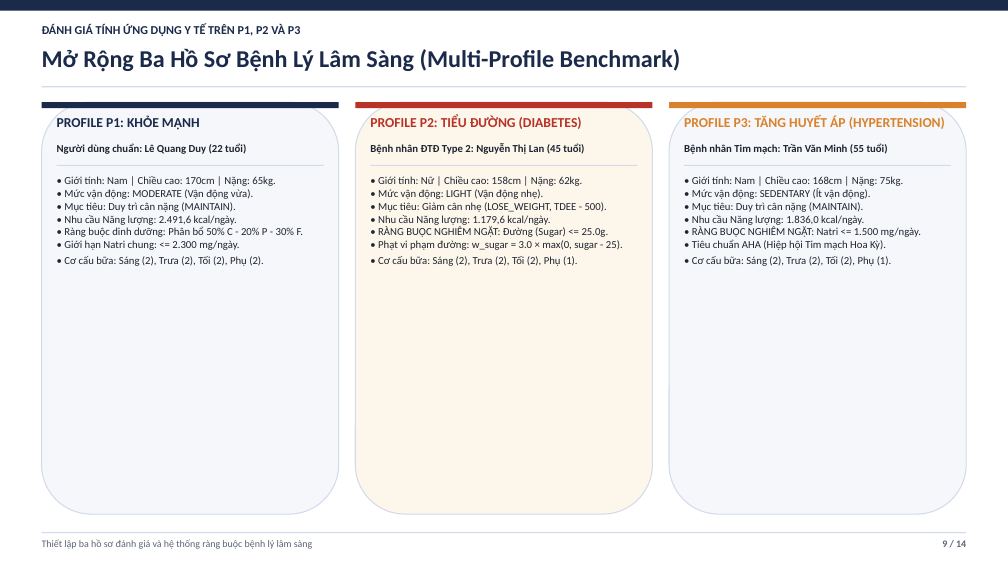
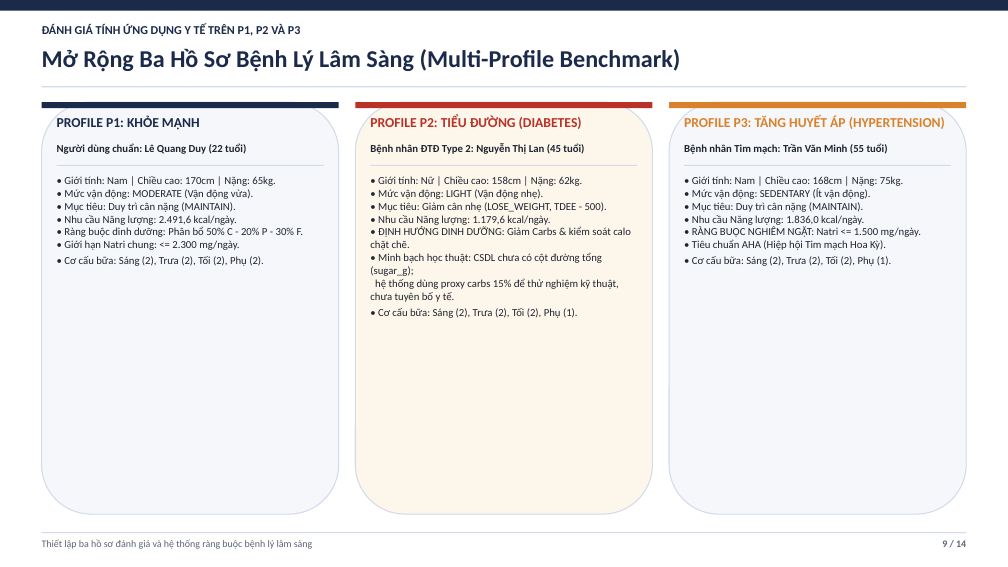
Before and after one commit to duylequang2303/DBO_heathcare, a slide deck: slide 9 of docs/slides/Slide_Bao_Cao_Tuan_8_9_DBO_IDBO.pptx. Drawn at 1008x567 pixels with LibreOffice and Linux fonts; fonts in the diff are those of the drawing. Boxes give left, top, right and bottom in pixels: in the first picture for what was removed or moved away, otherwise in the second. Text is boxed around its words. In the diff, an @@ line names an element or a change of style, - is before the commit and + after.

```diff
--- a/docs/slides/Slide_Bao_Cao_Tuan_8_9_DBO_IDBO.pptx
+++ b/docs/slides/Slide_Bao_Cao_Tuan_8_9_DBO_IDBO.pptx
@@ text at [370,176,631,318]: text changed @@
-• Giới tính: Nữ | Chiều cao: 158cm | Nặng: 62kg.
-• Mức vận động: LIGHT (Vận động nhẹ).
-• Mục tiêu: Giảm cân nhẹ (LOSE_WEIGHT, TDEE - 500).
-• Nhu cầu Năng lượng: 1.179,6 kcal/ngày.
-• RÀNG BUỘC NGHIÊM NGẶT: Đường (Sugar) <= 25.0g.
-• Phạt vi phạm đường: w_sugar = 3.0 × max(0, sugar - 25).
-• Cơ cấu bữa: Sáng (2), Trưa (2), Tối (2), Phụ (1).
+• Giới tính: Nữ | Chiều cao: 158cm | Nặng: 62kg.
+• Mức vận động: LIGHT (Vận động nhẹ).
+• Mục tiêu: Giảm cân nhẹ (LOSE_WEIGHT, TDEE - 500).
+• Nhu cầu Năng lượng: 1.179,6 kcal/ngày.
+• ĐỊNH HƯỚNG DINH DƯỠNG: Giảm Carbs & kiểm soát calo chặt chẽ.
+• Minh bạch học thuật: CSDL chưa có cột đường tổng (sugar_g);
+hệ thống dùng proxy carbs 15% để thử nghiệm kỹ thuật, chưa tuyên bố y tế.
+• Cơ cấu bữa: Sáng (2), Trưa (2), Tối (2), Phụ (1).
```
Also in this commit, not shown: 6 other slides changed, 1 other file.
